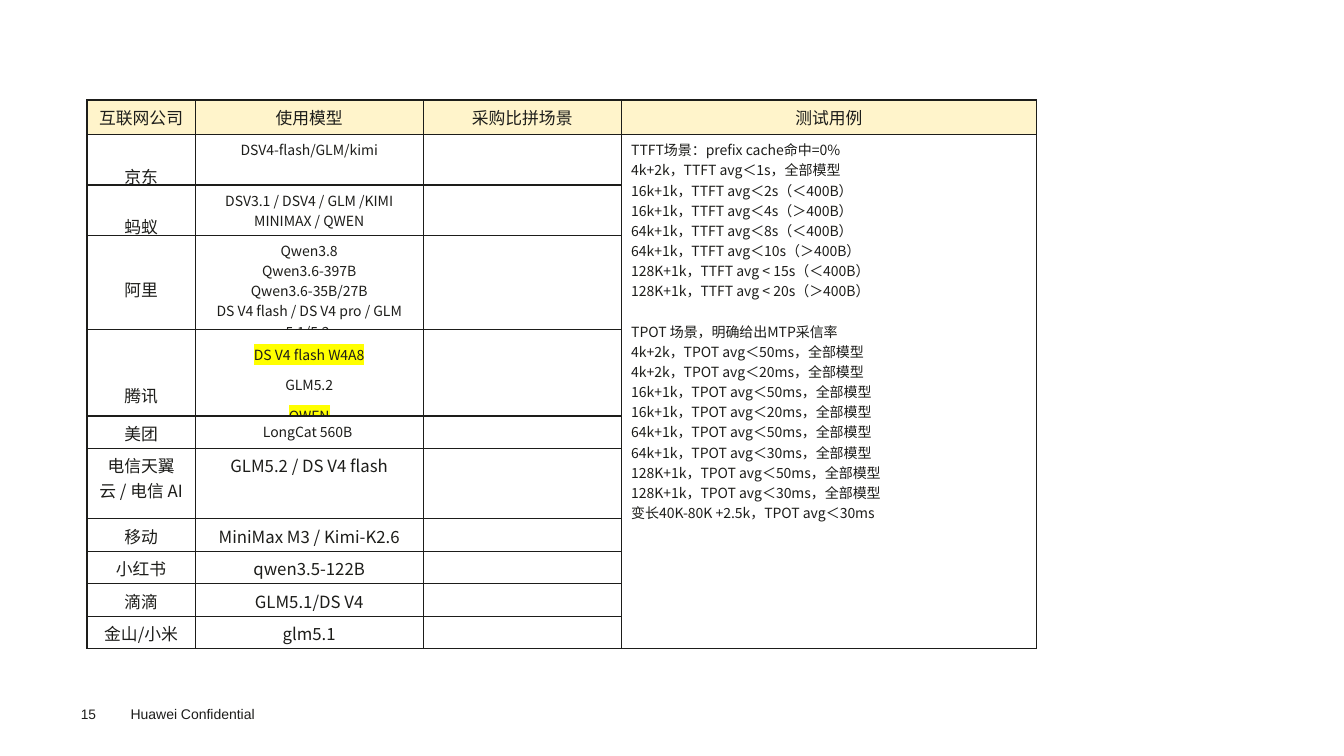
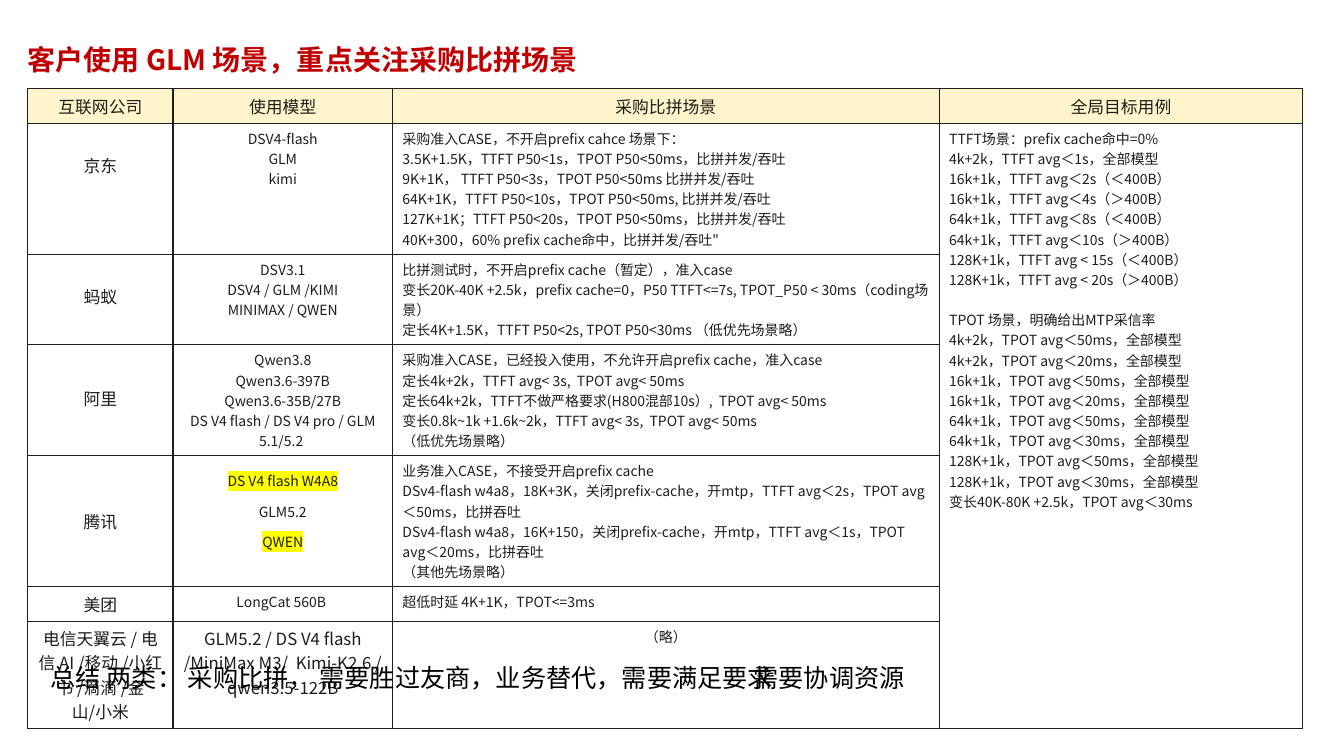
Before and after one commit to sui-zhiyuan/mindvault, a slide deck: slide 13 of slides/Rust_planning.pptx (slide 15 before the commit). Drawn at 1344x756 pixels with LibreOffice and Linux fonts; fonts in the diff are those of the drawing; background and template pictures are left out. Boxes give left, top, right and bottom in pixels: in the first picture for what was removed or moved away, otherwise in the second. Text is boxed around its words. In the diff, an @@ line names an element or a change of style, - is before the commit and + after.

Commit message:
u6

```diff
--- a/slides/Rust_planning.pptx
+++ b/slides/Rust_planning.pptx
@@ title added at box(28, 46, 577, 74), 20 pt, text #C00000, bold @@
+客户使用 GLM 场景，重点关注采购比拼场景
@@ table at box(28, 89, 1304, 725) @@
-row 1: 互联网公司 | 使用模型 | 采购比拼场景 | 测试用例
-row 2: 京东 | DSV4-flash/GLM/kimi |  | TTFT场景：prefix cache命中=0% / 4k+2k，TTFT avg＜1s，全部模型 / 16k+1k，TTFT avg＜2s（＜400B） / 16k+1k，TTFT avg＜4s（＞400B） / 64k+1k，TTFT avg＜8s（＜400B） / 64k+1k，TTFT avg＜10s（＞400B） / 128K+1k，TTFT avg < 15s（＜400B） / 128K+1k，TTFT avg < 20s（＞400B） / TPOT 场景，明确给出MTP采信率 / 4k+2k，TPOT avg＜50ms，全部模型 / 4k+2k，TPOT avg＜20ms，全部模型 / 16k+1k，TPOT avg＜50ms，全部模型 / 16k+1k，TPOT avg＜20ms，全部模型 / 64k+1k，TPOT avg＜50ms，全部模型 / 64k+1k，TPOT avg＜30ms，全部模型 / 128K+1k，TPOT avg＜50ms，全部模型 / 128K+1k，TPOT avg＜30ms，全部模型 / 变长40K-80K +2.5k，TPOT avg＜30ms
-row 3: 蚂蚁 | DSV3.1 / DSV4 / GLM /KIMI / MINIMAX / QWEN |  | 
-row 4: 阿里 | Qwen3.8 / Qwen3.6-397B Qwen3.6-35B/27B / DS V4 flash / DS V4 pro / GLM 5.1/5.2 |  | 
-row 5: 腾讯 | DS V4 flash W4A8 GLM5.2 / QWEN |  | 
-row 6: 美团 | LongCat 560B |  | 
-row 7: 电信天翼云 / 电信 AI | GLM5.2 / DS V4 flash |  | 
-row 8: 移动 | MiniMax M3 / Kimi-K2.6 |  | 
-row 9: 小红书 | qwen3.5-122B |  | 
-row 10: 滴滴 | GLM5.1/DS V4 |  | 
-row 11: 金山/小米 | glm5.1 |  | 
+row 1: 互联网公司 | 使用模型 | 采购比拼场景 | 全局目标用例
+row 2: 京东 | DSV4-flash / GLM / kimi | 采购准入CASE，不开启prefix cahce 场景下： / 3.5K+1.5K，TTFT P50<1s，TPOT P50<50ms，比拼并发/吞吐 / 9K+1K， TTFT P50<3s，TPOT P50<50ms 比拼并发/吞吐 / 64K+1K，TTFT P50<10s，TPOT P50<50ms, 比拼并发/吞吐 / 127K+1K；TTFT P50<20s，TPOT P50<50ms，比拼并发/吞吐 / 40K+300，60% prefix cache命中，比拼并发/吞吐" | TTFT场景：prefix cache命中=0% / 4k+2k，TTFT avg＜1s，全部模型 / 16k+1k，TTFT avg＜2s（＜400B） / 16k+1k，TTFT avg＜4s（＞400B） / 64k+1k，TTFT avg＜8s（＜400B） / 64k+1k，TTFT avg＜10s（＞400B） / 128K+1k，TTFT avg < 15s（＜400B） / 128K+1k，TTFT avg < 20s（＞400B） / TPOT 场景，明确给出MTP采信率 / 4k+2k，TPOT avg＜50ms，全部模型 / 4k+2k，TPOT avg＜20ms，全部模型 / 16k+1k，TPOT avg＜50ms，全部模型 / 16k+1k，TPOT avg＜20ms，全部模型 / 64k+1k，TPOT avg＜50ms，全部模型 / 64k+1k，TPOT avg＜30ms，全部模型 / 128K+1k，TPOT avg＜50ms，全部模型 / 128K+1k，TPOT avg＜30ms，全部模型 / 变长40K-80K +2.5k，TPOT avg＜30ms
+row 3: 蚂蚁 | DSV3.1 / DSV4 / GLM /KIMI / MINIMAX / QWEN | 比拼测试时，不开启prefix cache（暂定），准入case / 变长20K-40K +2.5k，prefix cache=0，P50 TTFT<=7s, TPOT_P50 < 30ms（coding场景） / 定长4K+1.5K，TTFT P50<2s, TPOT P50<30ms （低优先场景略） | 
+row 4: 阿里 | Qwen3.8 / Qwen3.6-397B Qwen3.6-35B/27B / DS V4 flash / DS V4 pro / GLM 5.1/5.2 | 采购准入CASE，已经投入使用，不允许开启prefix cache，准入case / 定长4k+2k，TTFT avg< 3s, TPOT avg< 50ms / 定长64k+2k，TTFT不做严格要求(H800混部10s）, TPOT avg< 50ms / 变长0.8k~1k +1.6k~2k，TTFT avg< 3s, TPOT avg< 50ms / （低优先场景略） | 
+row 5: 腾讯 | DS V4 flash W4A8 GLM5.2 / QWEN | 业务准入CASE，不接受开启prefix cache / DSv4-flash w4a8，18K+3K，关闭prefix-cache，开mtp，TTFT avg＜2s，TPOT avg＜50ms，比拼吞吐 / DSv4-flash w4a8，16K+150，关闭prefix-cache，开mtp，TTFT avg＜1s，TPOT avg＜20ms，比拼吞吐 / （其他先场景略） | 
+row 6: 美团 | LongCat 560B | 超低时延 4K+1K，TPOT<=3ms | 
+row 7: 电信天翼云 / 电信 AI /移动 /小红书 /滴滴 /金山/小米 | GLM5.2 / DS V4 flash /MiniMax M3/ Kimi-K2.6 / qwen3.5-122B | （略） | 
@@ table: place and size @@
-table at box(87, 100, 1036, 648)
+table at box(28, 89, 1304, 725)
@@ text added at box(51, 661, 773, 693), 18 pt, text #000000 @@
+总结 两类： 采购比拼， 需要胜过友商，业务替代，需要满足要求
@@ text added at box(753, 665, 904, 689), 18 pt, text #000000 @@
+需要协调资源
@@ page number at box(81, 708, 96, 721): text changed @@
-15
+13
```
Also in this commit, not shown: 6 other slides changed, 3 slides added, 2 slides removed.
